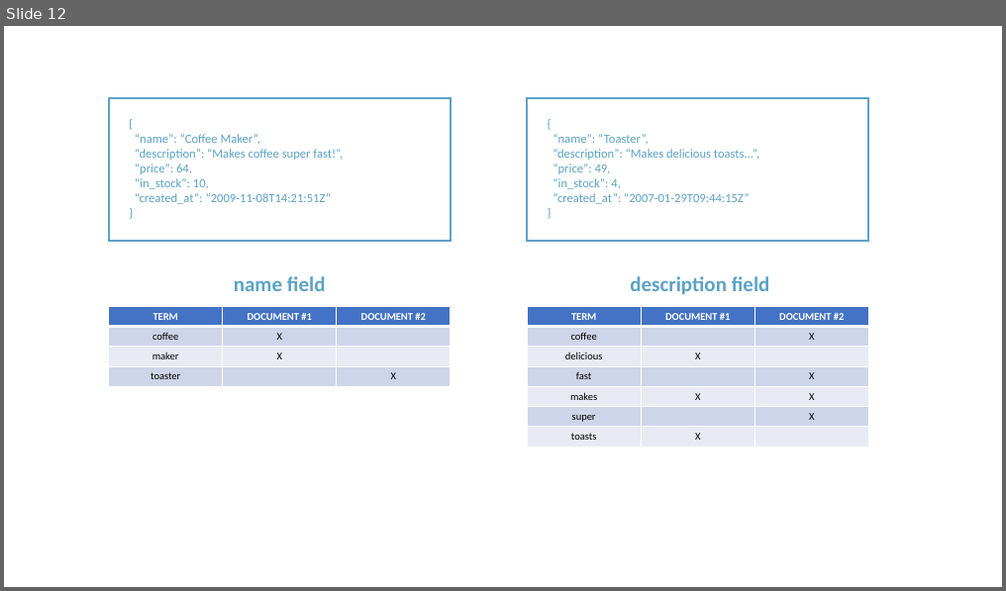
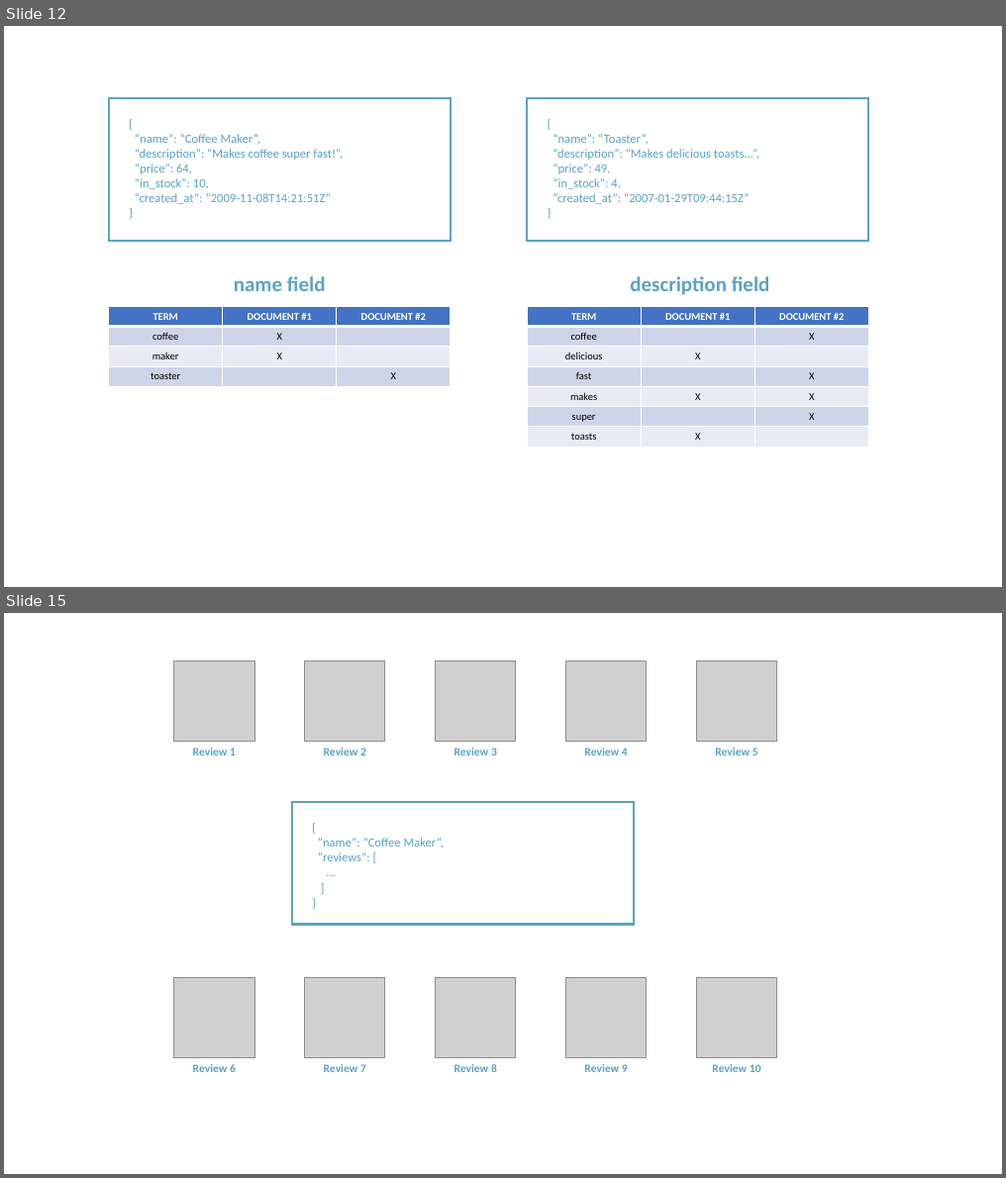
Before and after one commit to rudaks-han/book-summary, a slide deck: complete-guide-to-elasticsearch/프레젠테이션1.pptx. Shown one above the other, each under a label of ours: slide 12 before the commit, slides 12 and 15 after it; the slides between them are not shown. The pictures are 1006x591 and 1006x1178 pixels, drawn with LibreOffice and Linux fonts; fonts in the diff are those of the drawing; grey boxes stand for pictures. Boxes give left, top, right and bottom in pixels: in the first picture for what was removed or moved away, otherwise in the second. Text is boxed around its words. In the diff, an @@ line names an element or a change of style, - is before the commit and + after.

```diff
--- a/complete-guide-to-elasticsearch/프레젠테이션1.pptx
+++ b/complete-guide-to-elasticsearch/프레젠테이션1.pptx
@@ slide 15 added at (4,613,1002,1174), background #FFFFFF @@
@@ picture added at (174,661,254,741) @@
@@ picture added at (305,661,385,741) @@
@@ picture added at (436,661,515,741) @@
@@ picture added at (566,661,647,741) @@
@@ picture added at (696,661,776,741) @@
@@ text added at (193,748,236,756), 11 pt, text #5DA2C5, bold @@
+Review 1
@@ text added at (324,748,366,756), 11 pt, text #5DA2C5, bold @@
+Review 2
@@ text added at (454,748,497,756), 11 pt, text #5DA2C5, bold @@
+Review 3
@@ text added at (584,748,628,756), 11 pt, text #5DA2C5, bold @@
+Review 4
@@ text added at (715,748,758,756), 11 pt, text #5DA2C5, bold @@
+Review 5
@@ rectangle added at (291,802,634,925), outline #5DA2C5 2 pt @@
@@ text added at (318,838,444,861), 12 pt, text #5DA2C5 @@
+{
+“name”: “Coffee Maker”,
+“reviews”: [
+...
+]
+}
@@ picture added at (174,977,254,1058) @@
@@ picture added at (305,977,385,1058) @@
@@ picture added at (436,977,515,1058) @@
@@ picture added at (566,977,647,1058) @@
@@ picture added at (696,977,776,1058) @@
@@ text added at (193,1064,236,1072), 11 pt, text #5DA2C5, bold @@
+Review 6
@@ text added at (324,1064,366,1072), 11 pt, text #5DA2C5, bold @@
+Review 7
@@ text added at (454,1064,497,1072), 11 pt, text #5DA2C5, bold @@
+Review 8
@@ text added at (584,1064,628,1072), 11 pt, text #5DA2C5, bold @@
+Review 9
@@ text added at (712,1064,761,1072), 11 pt, text #5DA2C5, bold @@
+Review 10
```
Also in this commit, not shown: 2 other slides added, 6 other files.
